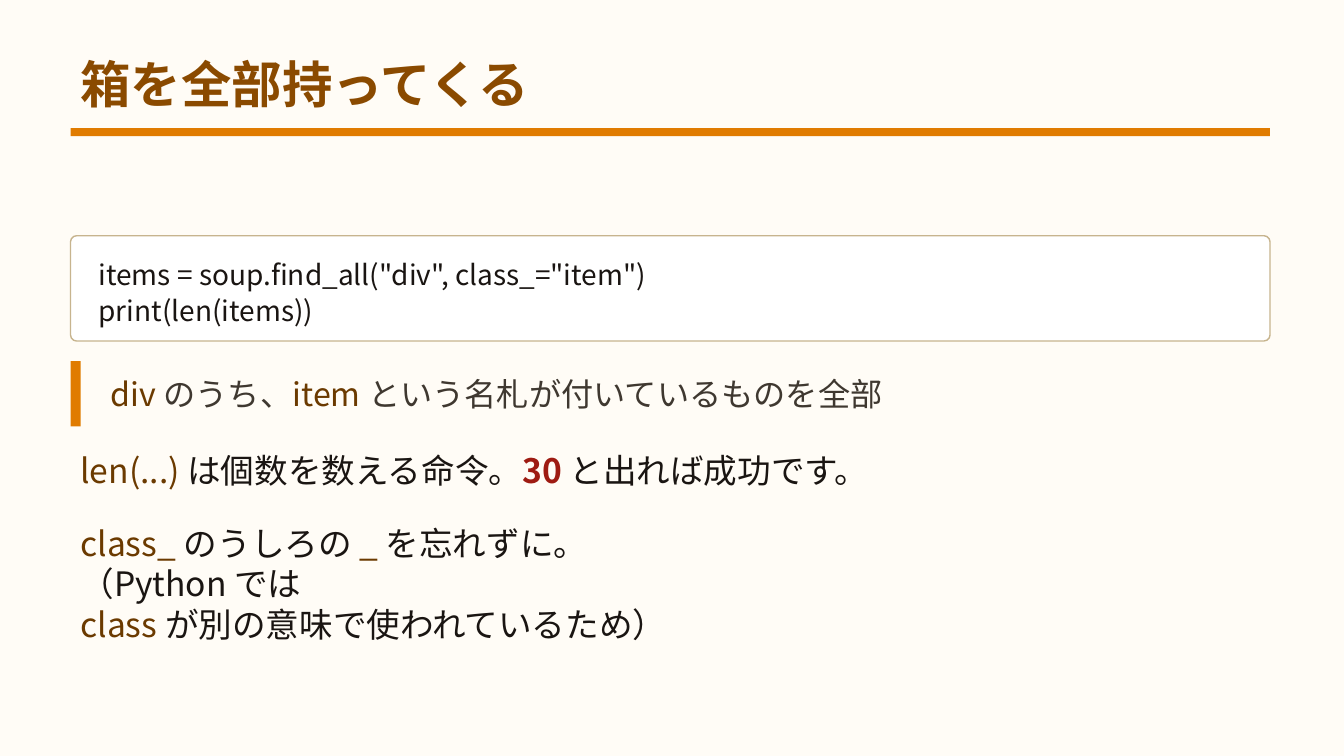
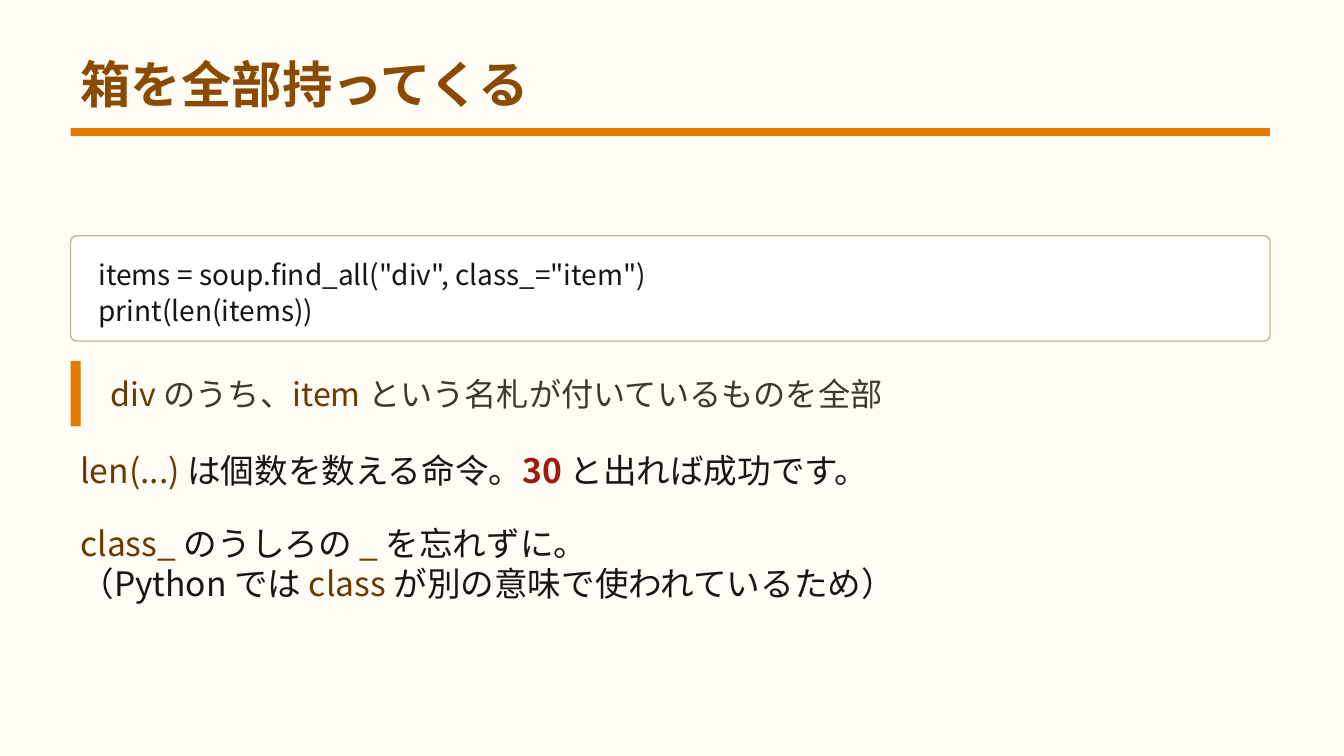
Before and after one commit to yuracode/isshop, a slide deck: slide 28 of docs/slides.pptx. Drawn at 1344x756 pixels with LibreOffice and Linux fonts; fonts in the diff are those of the drawing. Boxes give left, top, right and bottom in pixels: in the first picture for what was removed or moved away, otherwise in the second. Text is boxed around its words. In the diff, an @@ line names an element or a change of style, - is before the commit and + after.

```diff
--- a/docs/slides.pptx
+++ b/docs/slides.pptx
@@ text at [80,567,895,604]: text changed @@
-（Python では
-class が別の意味で使われているため）
+（Python では class が別の意味で使われているため）
```
Also in this commit, not shown: 7 other slides changed, 3 other files.
